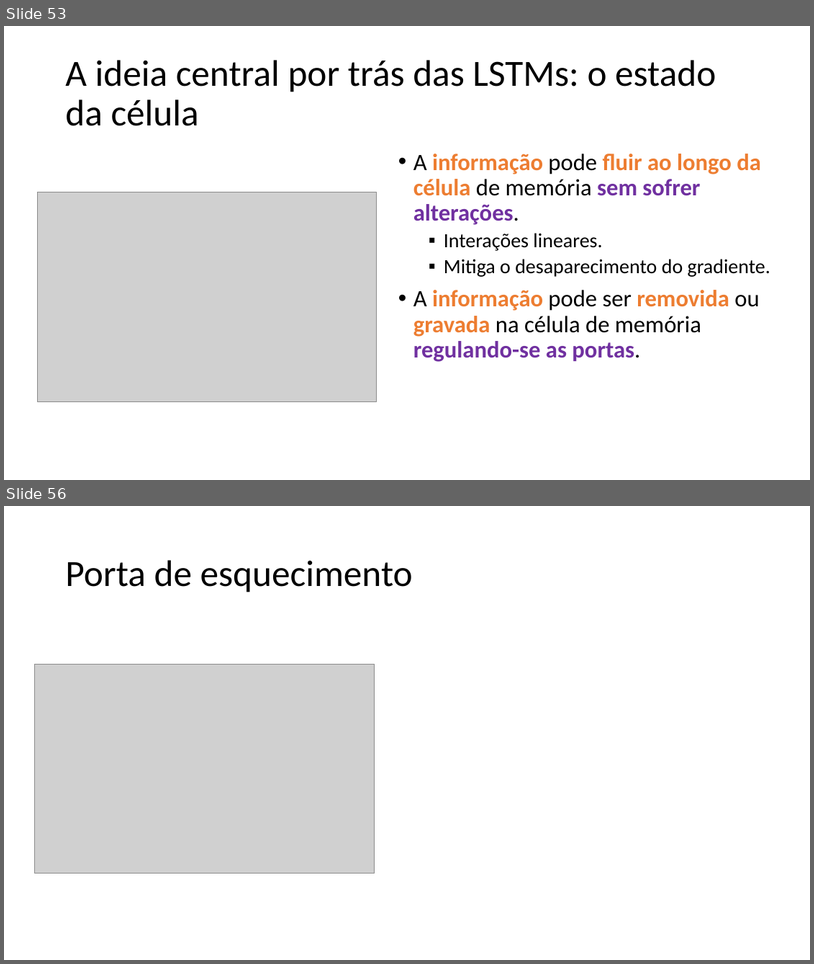
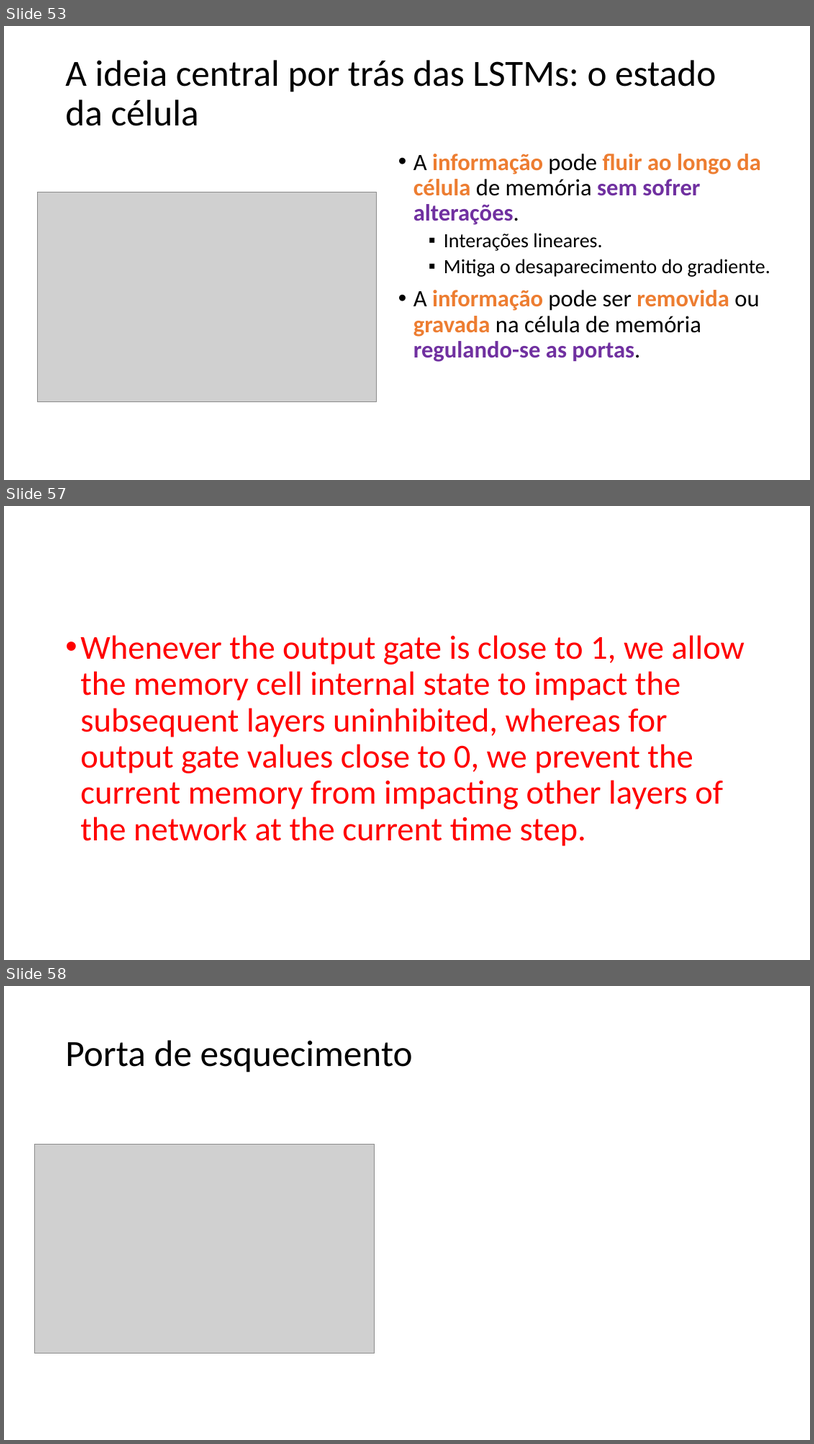
Before and after one commit to zz4fap/c24_inteligencia_artificial, a slide deck: slides/C24_RNN.pptx. Shown one above the other, each under a label of ours: slides 53 and 56 before the commit, slides 53, 57 and 58 after it; the slides between them are not shown. The pictures are 814x964 and 814x1444 pixels, drawn with LibreOffice and Linux fonts; fonts in the diff are those of the drawing; grey boxes stand for pictures. Boxes give left, top, right and bottom in pixels: in the first picture for what was removed or moved away, otherwise in the second. Text is boxed around its words. In the diff, an @@ line names an element or a change of style, - is before the commit and + after.

```diff
--- a/slides/C24_RNN.pptx
+++ b/slides/C24_RNN.pptx
@@ slide 57 added at bbox=[4, 506, 810, 960], background #FFFFFF @@
@@ text added at bbox=[80, 635, 745, 846], 40 pt, text #FF0000 @@
+• Whenever the output gate is close to 1, we allow the memory cell internal state to impact the subsequent layers uninhibited, whereas for output gate values close to 0, we prevent the current memory from impacting other layers of the network at the current time step.
@@ what was slide 56 is now slide 58 @@
```
Also in this commit, not shown: 4 slides changed, 2 other slides added, 1 slide removed.
